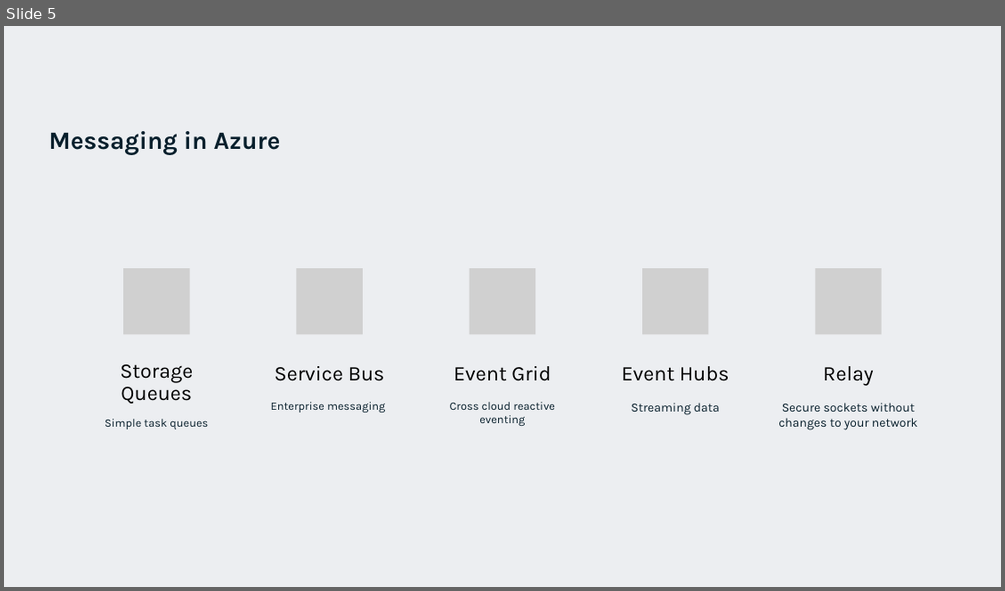
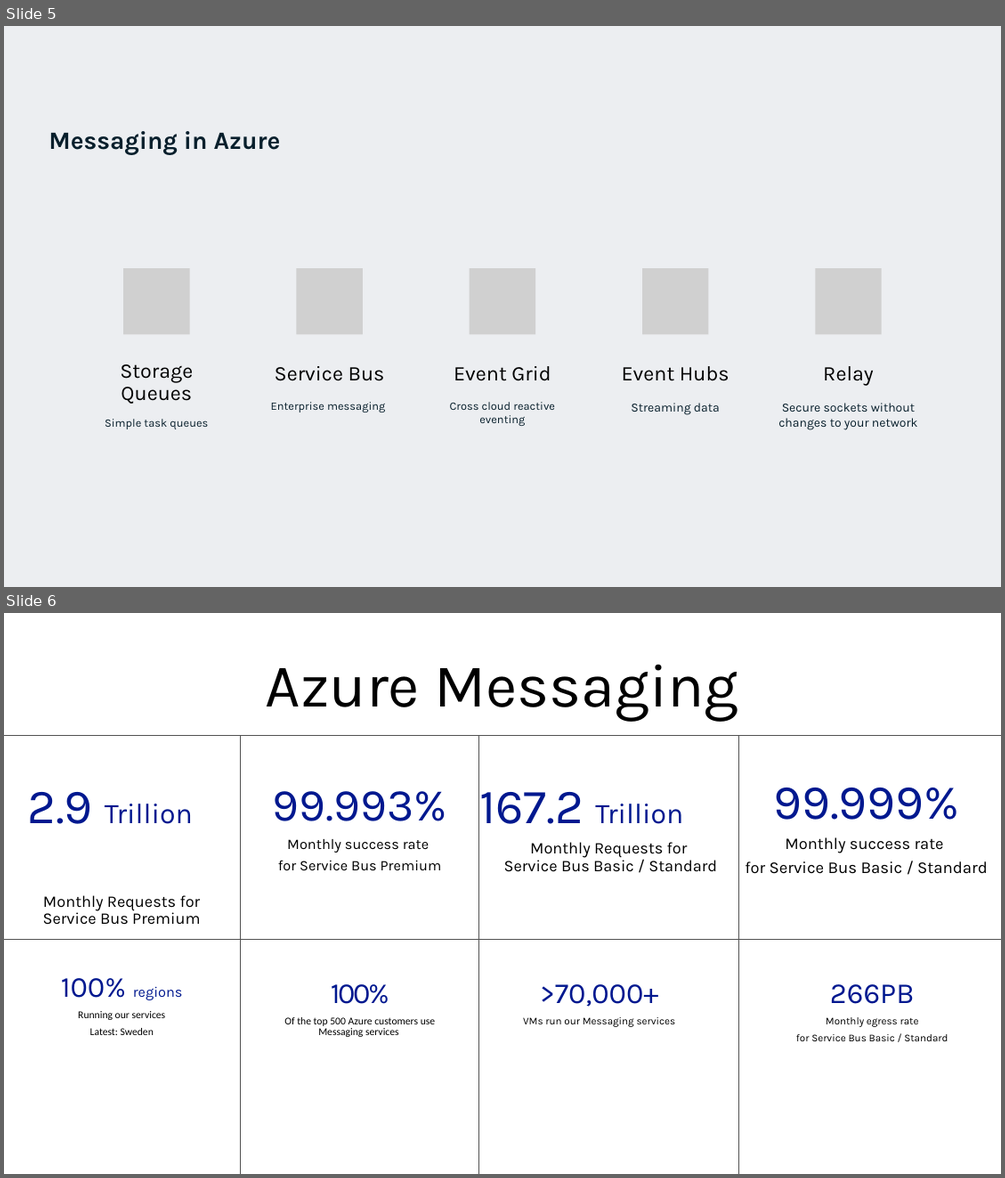
Before and after one commit to EldertGrootenboer/Migrating-your-messaging-workloads-to-the-Cloud-with-Azure-Service-Bus, a slide deck: Migrating your messaging workloads to the Cloud with Azure Service Bus.pptx. Shown one above the other, each under a label of ours: slide 5 before the commit, slides 5 and 6 after it. The pictures are 1005x591 and 1005x1178 pixels, drawn with LibreOffice and Linux fonts; fonts in the diff are those of the drawing; grey boxes stand for pictures; background and template pictures are left out. Boxes give left, top, right and bottom in pixels: in the first picture for what was removed or moved away, otherwise in the second. Text is boxed around its words. In the diff, an @@ line names an element or a change of style, - is before the commit and + after.

```diff
--- a/Migrating your messaging workloads to the Cloud with Azure Service Bus.pptx
+++ b/Migrating your messaging workloads to the Cloud with Azure Service Bus.pptx
@@ slide 6 added at [4,613,1001,1174], background #FFFFFF @@
@@ title added at [266,664,738,722], 58.8 pt, text #000000 @@
+Azure Messaging
@@ line added from (4, 735) to (1001, 735), #515151 0.5 pt @@
@@ line added from (241, 735) to (241, 1174), #515151 0.5 pt @@
@@ line added from (479, 735) to (479, 1174), #515151 0.5 pt @@
@@ line added from (739, 735) to (739, 1174), #515151 0.5 pt @@
@@ text added at [27,792,201,925], 15.7 pt, text #000000 @@
+2.9 Trillion
+Monthly Requests for Service Bus Premium
@@ text added at [273,791,447,870], 14 pt, text #000000 @@
+99.993%
+Monthly success rate
+for Service Bus Premium
@@ text added at [479,792,717,872], 15.7 pt, text #000000 @@
+167.2 Trillion
+Monthly Requests for
+Service Bus Basic / Standard
@@ text added at [744,787,987,874], 16 pt, text #000000 @@
+99.999%
+Monthly success rate
+for Service Bus Basic / Standard
@@ line added from (4, 939) to (1001, 939), #515151 0.5 pt @@
@@ text added at [61,978,183,1035], 10 pt, text #000000 @@
+100% regions
+Running our services
+Latest: Sweden
@@ text added at [284,984,435,1037], 10 pt, text #000000 @@
+100%
+Of the top 500 Azure customers use Messaging services
@@ text added at [523,984,676,1027], 10 pt, text #000000 @@
+>70,000+
+VMs run our Messaging services
@@ text added at [796,984,947,1041], 10 pt, text #000000 @@
+266PB
+Monthly egress rate
+for Service Bus Basic / Standard
```
Also in this commit, not shown: 2 slides removed, 5 other files.
